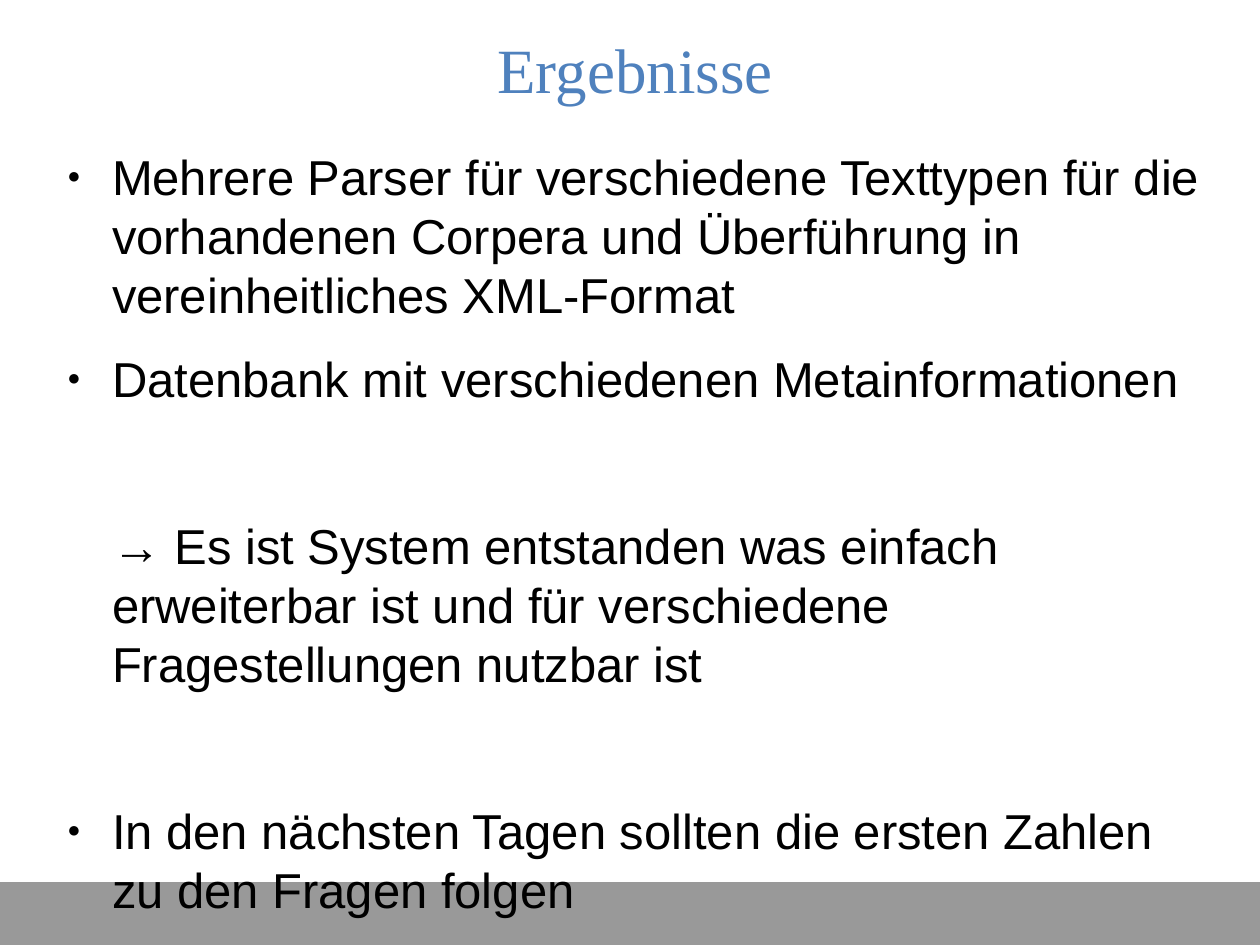
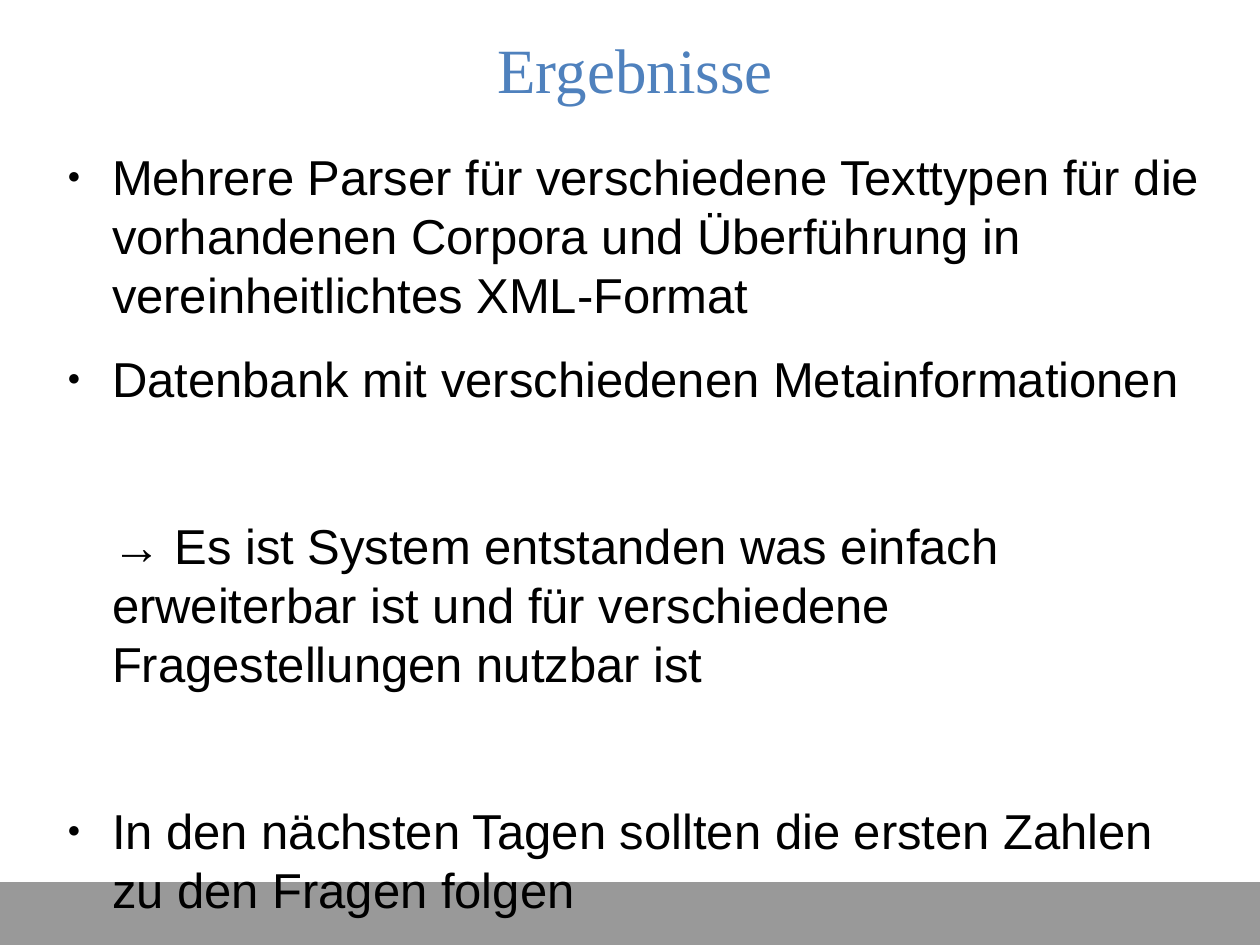
Before and after one commit to DHLeipzig-CurrentTopics-SS2014/shakespeare_project, a slide deck: slide 6 of presentation/thomas.odp. Drawn at 1260x945 pixels with LibreOffice and Linux fonts; fonts in the diff are those of the drawing. Boxes give left, top, right and bottom in pixels: in the first picture for what was removed or moved away, otherwise in the second. Text is boxed around its words. In the diff, an @@ line names an element or a change of style, - is before the commit and + after.

Commit message:
fixed some typos

```diff
--- a/presentation/thomas.odp
+++ b/presentation/thomas.odp
@@ text at box(112, 159, 1199, 314): text changed @@
-● Mehrere Parser für verschiedene Texttypen für die vorhandenen Corpera und Überführung in vereinheitliches XML-Format
+● Mehrere Parser für verschiedene Texttypen für die vorhandenen Corpora und Überführung in vereinheitlichtes XML-Format
```
Also in this commit, not shown: 3 other slides changed.
